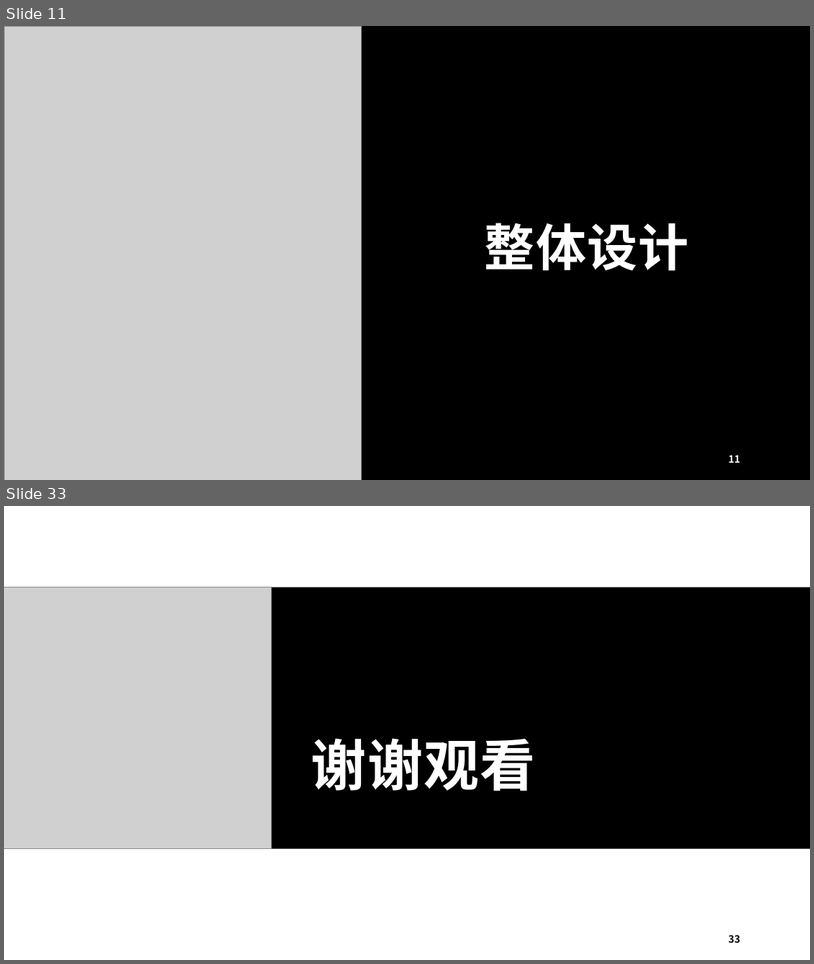
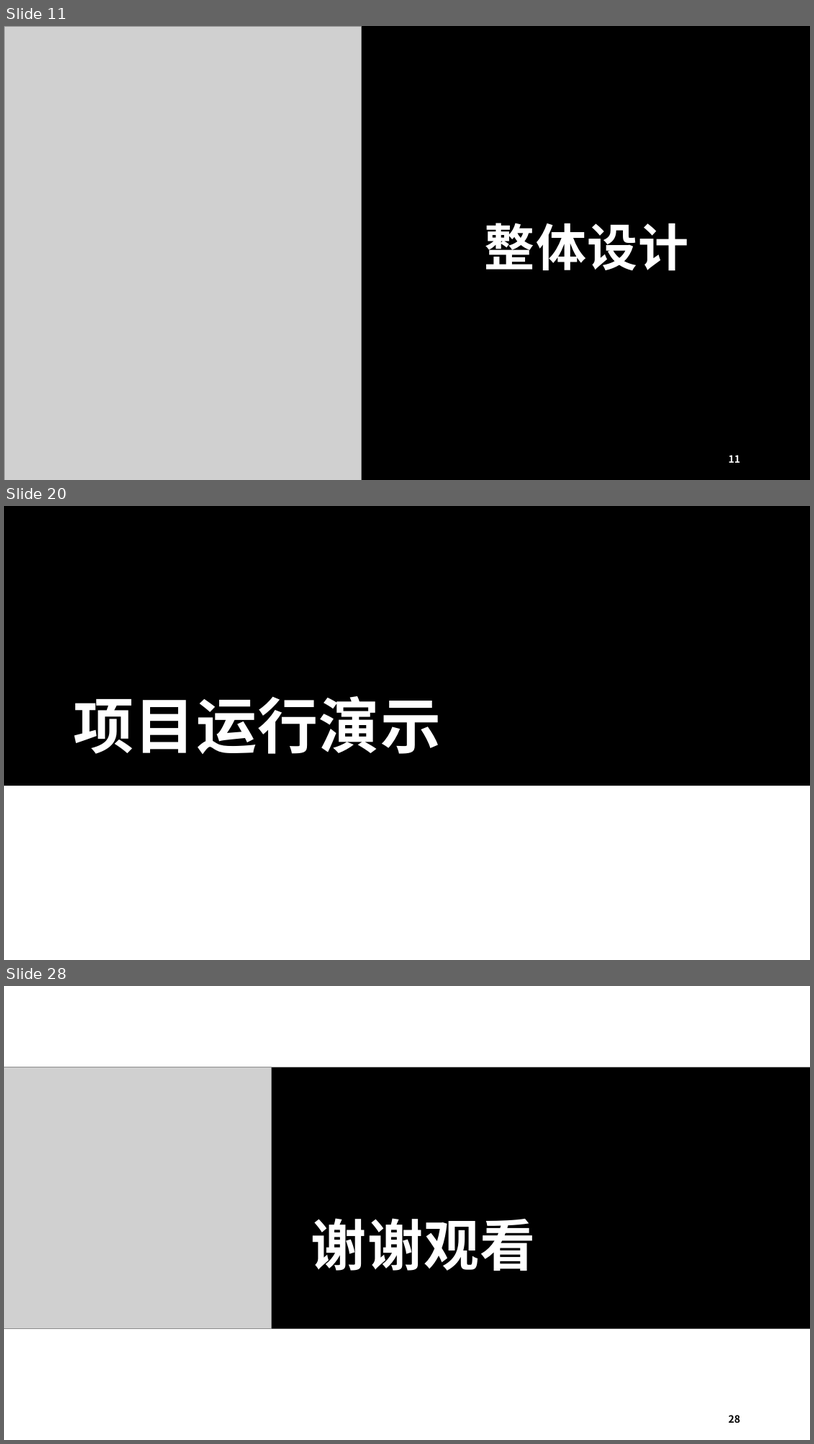
Before and after one commit to thenobody996/C-Project, a slide deck: 项目文档/PBLF项目.pptx. Shown one above the other, each under a label of ours: slides 11 and 33 before the commit, slides 11, 20 and 28 after it; the slides between them are not shown. The pictures are 814x964 and 814x1444 pixels, drawn with LibreOffice and Linux fonts; fonts in the diff are those of the drawing; grey boxes stand for pictures. Boxes give left, top, right and bottom in pixels: in the first picture for what was removed or moved away, otherwise in the second. Text is boxed around its words. In the diff, an @@ line names an element or a change of style, - is before the commit and + after.

```diff
--- a/项目文档/PBLF项目.pptx
+++ b/项目文档/PBLF项目.pptx
@@ slide 20 added at (4, 506, 810, 960), background #FFFFFF @@
@@ rectangle added at (4, 506, 810, 785), fill #000000 @@
@@ title added at (74, 696, 442, 754), 72 pt, text #FFFFFF, bold @@
+项目运行演示
@@ what was slide 33 is now slide 28 @@
@@ page number at (729, 1414, 741, 1422): text changed @@
-33
+28
```
Also in this commit, not shown: 10 slides changed, 7 other slides added, 13 slides removed.
